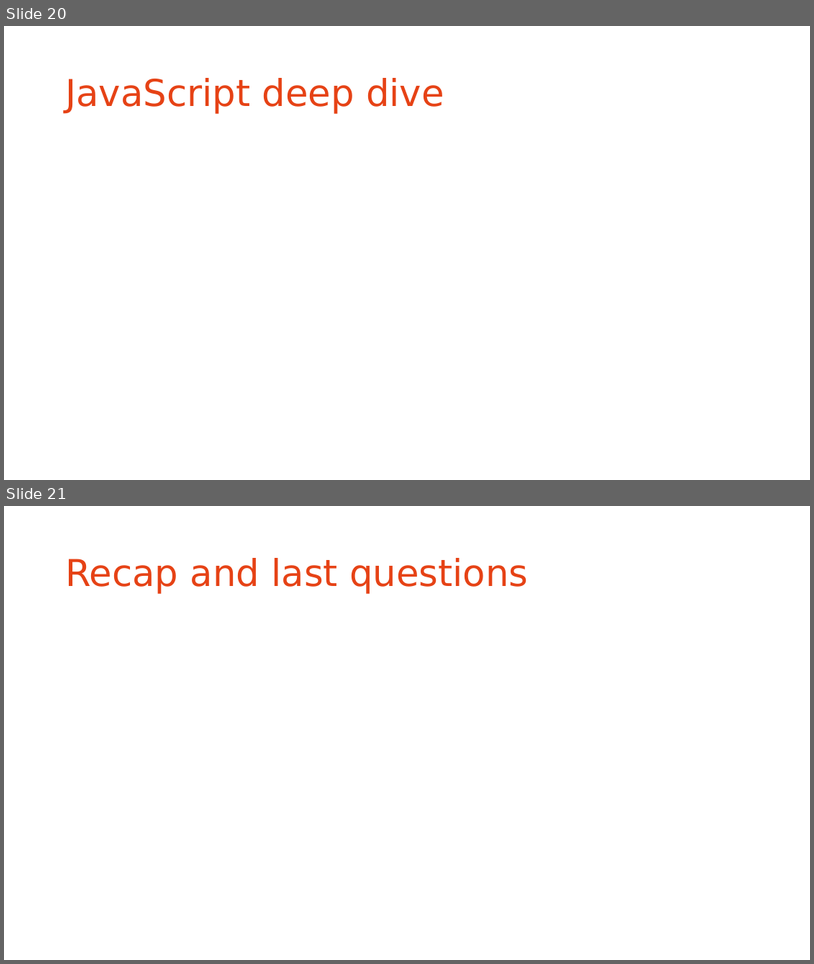
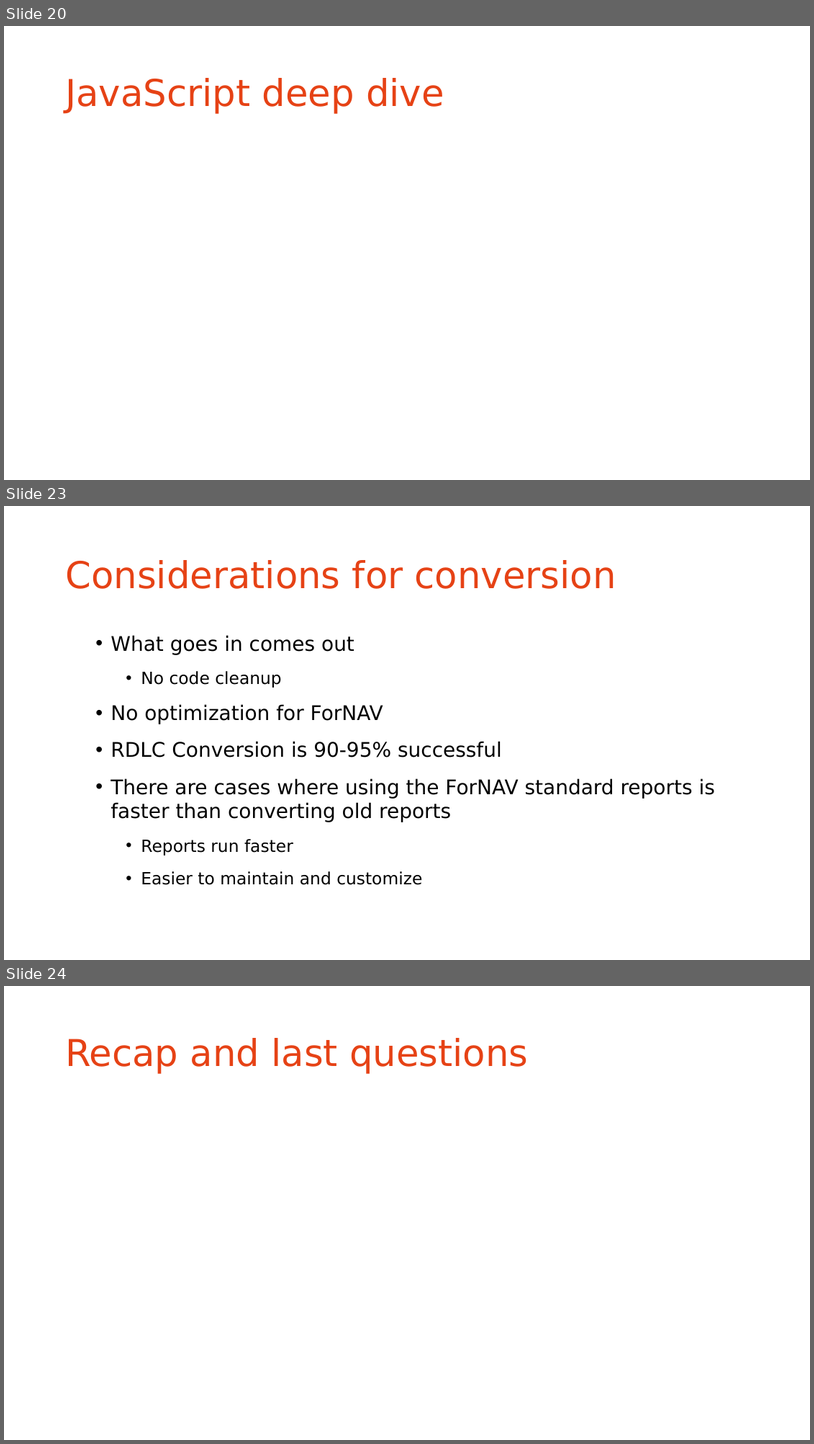
Before and after one commit to fornav/ForNav.Training.Modules, a slide deck: Powerpoint/Webinar Developer.pptx. Shown one above the other, each under a label of ours: slides 20 and 21 before the commit, slides 20, 23 and 24 after it; the slides between them are not shown. The pictures are 814x964 and 814x1444 pixels, drawn with LibreOffice and Linux fonts; fonts in the diff are those of the drawing; background and template pictures are left out. Boxes give left, top, right and bottom in pixels: in the first picture for what was removed or moved away, otherwise in the second. Text is boxed around its words. In the diff, an @@ line names an element or a change of style, - is before the commit and + after.

```diff
--- a/Powerpoint/Webinar Developer.pptx
+++ b/Powerpoint/Webinar Developer.pptx
@@ slide 23 added at (4,506,810,960), background #FFFFFF @@
@@ title added at (65,560,617,589), 44 pt, text #E64215 @@
+Considerations for conversion
@@ text added at (111,635,715,885), 24 pt, text #000000 @@
+  • What goes in comes out
+    • No code cleanup
+  • No optimization for ForNAV
+  • RDLC Conversion is 90-95% successful
+  • There are cases where using the ForNAV standard reports is faster than converting old reports
+    • Reports run faster
+    • Easier to maintain and customize
@@ what was slide 21 is now slide 24 @@
```
Also in this commit, not shown: 1 slide changed, 2 other slides added, 4 other files.
